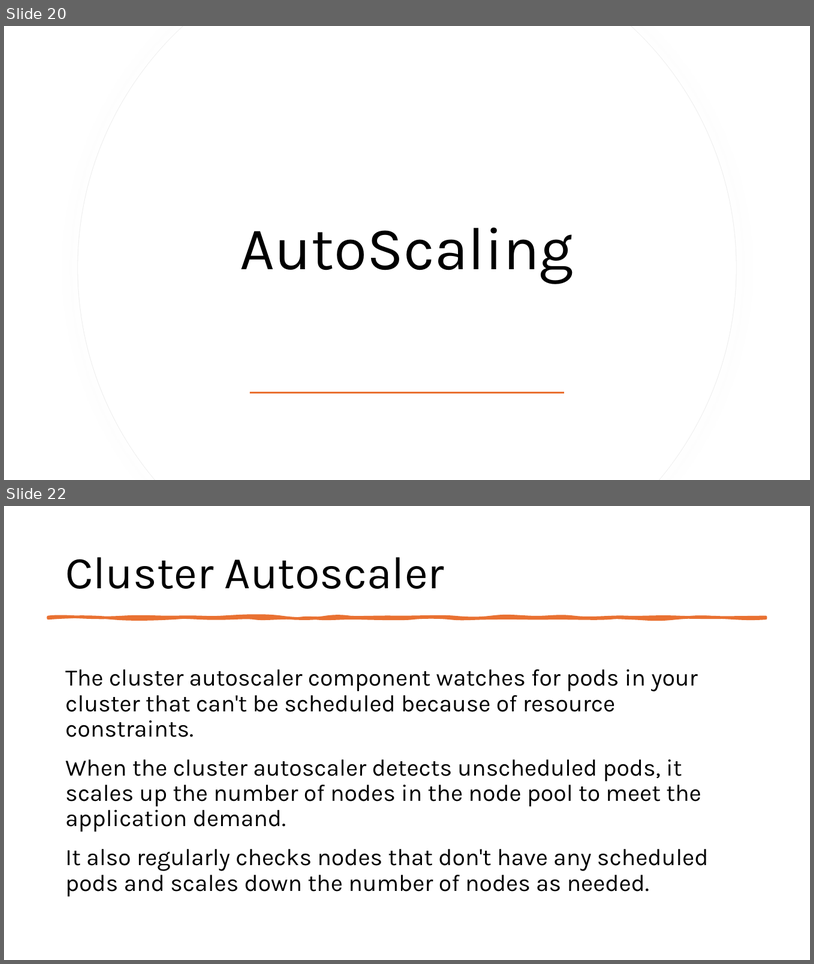
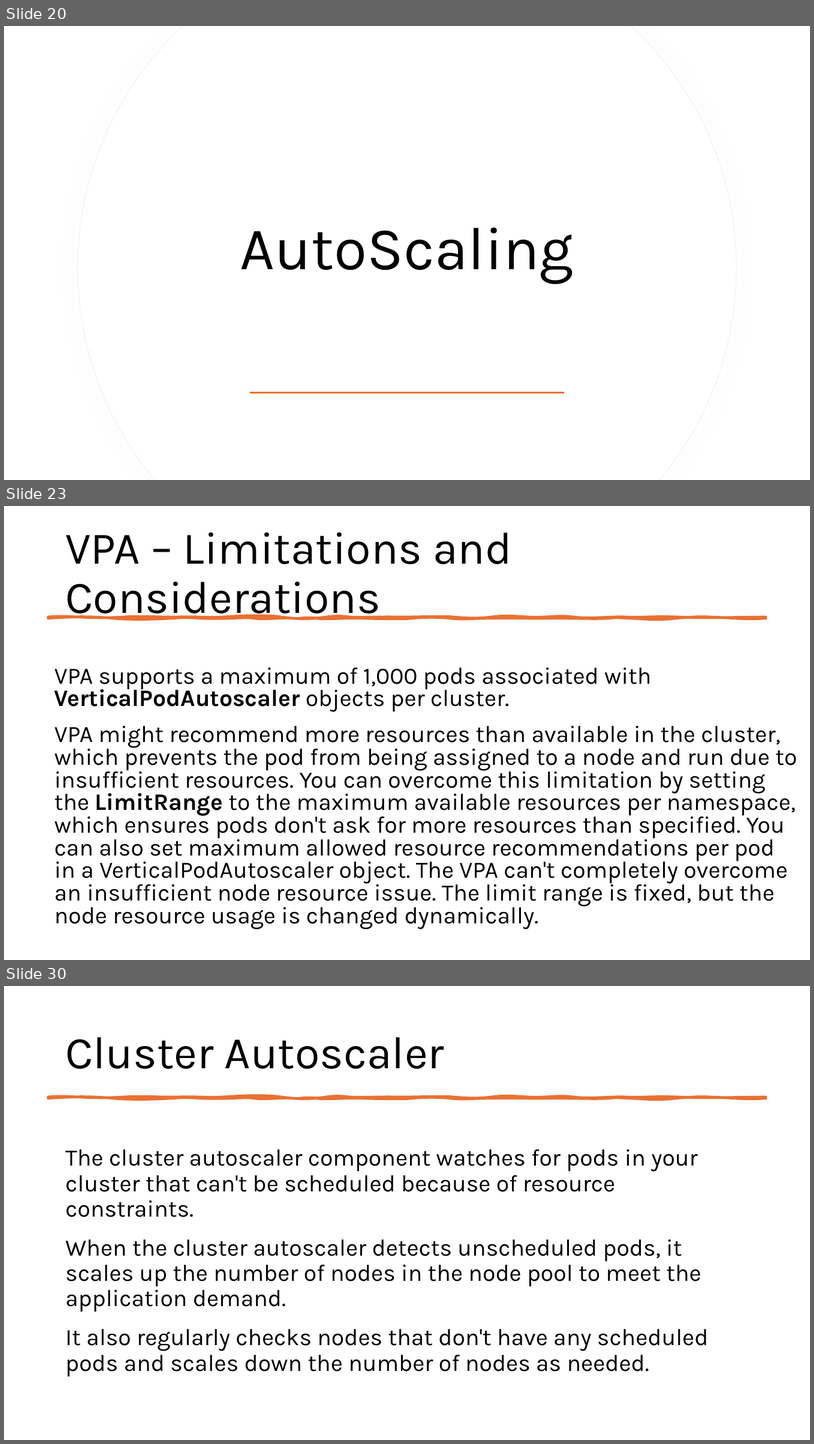
Before and after one commit to fhbilgen/AKSWorkshop, a slide deck: AKS_02_Node_Pools.pptx. Shown one above the other, each under a label of ours: slides 20 and 22 before the commit, slides 20, 23 and 30 after it; the slides between them are not shown. The pictures are 814x964 and 814x1444 pixels, drawn with LibreOffice and Linux fonts; fonts in the diff are those of the drawing. Boxes give left, top, right and bottom in pixels: in the first picture for what was removed or moved away, otherwise in the second. Text is boxed around its words. In the diff, an @@ line names an element or a change of style, - is before the commit and + after.

```diff
--- a/AKS_02_Node_Pools.pptx
+++ b/AKS_02_Node_Pools.pptx
@@ slide 23 added at <box>4,506,810,960</box>, background #FFFFFF @@
@@ title added at <box>65,532,512,621</box>, 54 pt, text #000000 @@
+VPA – Limitations and Considerations
@@ freeform shape added at <box>48,617,766,618</box>, fill #E97132, outline #E97132 3.25 pt @@
@@ text added at <box>54,667,797,929</box>, 28 pt, text #000000 @@
+VPA supports a maximum of 1,000 pods associated with VerticalPodAutoscaler objects per cluster.
+VPA might recommend more resources than available in the cluster, which prevents the pod from being assigned to a node and run due to insufficient resources. You can overcome this limitation by setting the LimitRange to the maximum available resources per namespace, which ensures pods don't ask for more resources than specified. You can also set maximum allowed resource recommendations per pod in a VerticalPodAutoscaler object. The VPA can't completely overcome an insufficient node resource issue. The limit range is fixed, but the node resource usage is changed dynamically.
@@ what was slide 22 is now slide 30 @@
```
Also in this commit, not shown: 1 slide changed, 7 other slides added, 7 other files.
